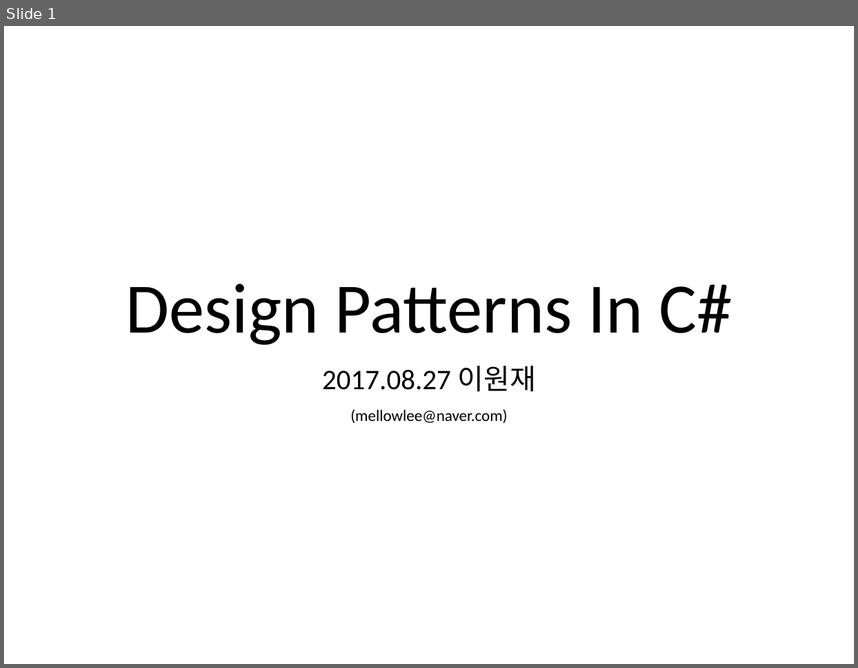
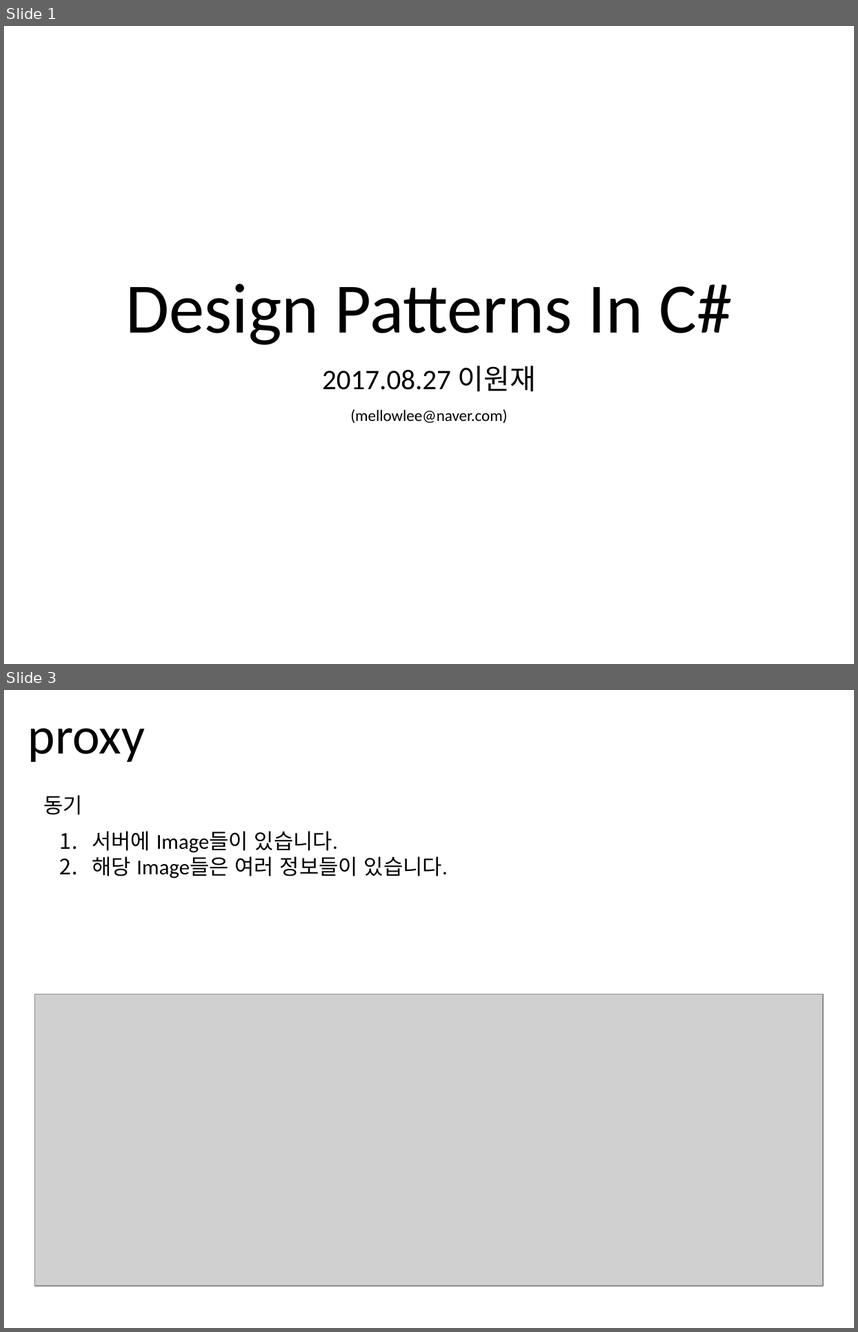
Before and after one commit to yiwonjae/Project_DesignPatternsInCSharp, a slide deck: Designpattern정리.pptx. Shown one above the other, each under a label of ours: slide 1 before the commit, slides 1 and 3 after it; the slides between them are not shown. The pictures are 858x668 and 858x1332 pixels, drawn with LibreOffice and Linux fonts; fonts in the diff are those of the drawing; grey boxes stand for pictures. Boxes give left, top, right and bottom in pixels: in the first picture for what was removed or moved away, otherwise in the second. Text is boxed around its words. In the diff, an @@ line names an element or a change of style, - is before the commit and + after.

```diff
--- a/Designpattern정리.pptx
+++ b/Designpattern정리.pptx
@@ slide 3 added at [4, 690, 854, 1328], background #FFFFFF @@
@@ title added at [28, 728, 145, 762], 44 pt, text #000000 @@
+proxy
@@ text added at [43, 795, 83, 815], 18 pt, text #000000 @@
+동기
@@ text added at [92, 831, 448, 878], 18 pt, text #000000 @@
+1. 서버에 Image들이 있습니다.
+2. 해당 Image들은 여러 정보들이 있습니다.
@@ picture added at [34, 994, 822, 1286] @@
```
Also in this commit, not shown: 2 other slides added, 1 slide removed, 10 other files.
